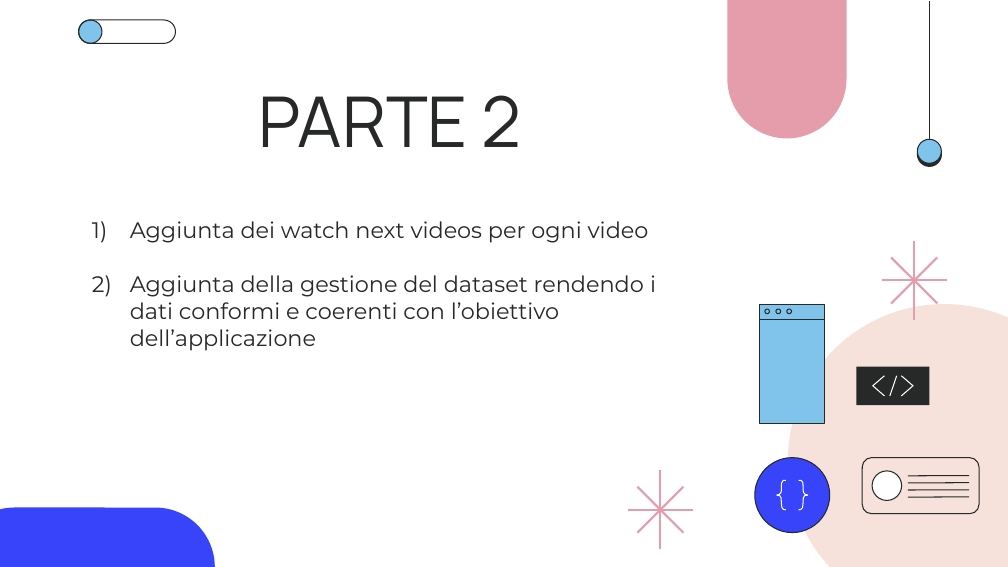
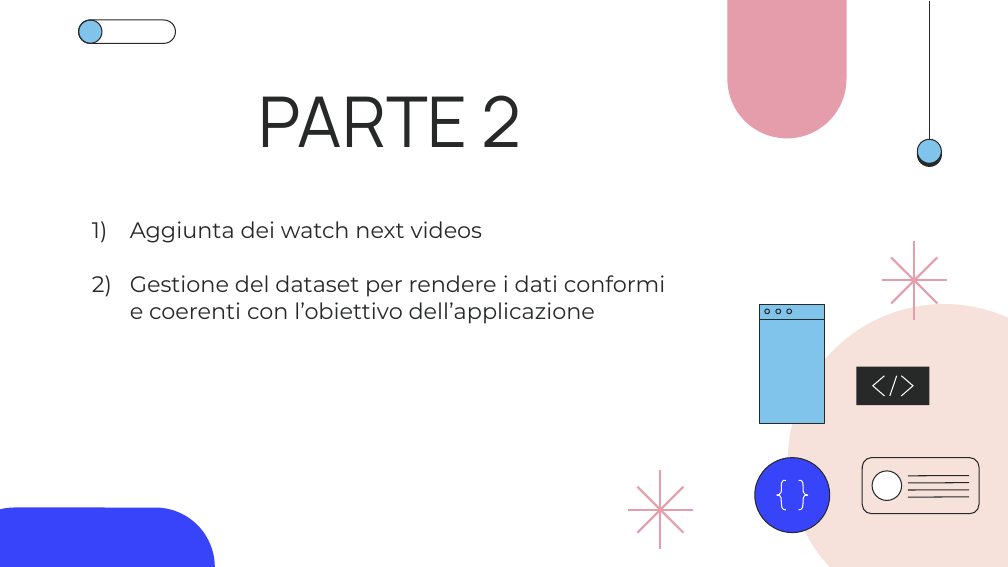
Before and after one commit to slocatelli30/CommuniTEDx, a slide deck: slide 13 of Progetto2.0/CommuniTEDx_2.0.pptx. Drawn at 1008x567 pixels with LibreOffice and Linux fonts; fonts in the diff are those of the drawing. Boxes give left, top, right and bottom in pixels: in the first picture for what was removed or moved away, otherwise in the second. Text is boxed around its words. In the diff, an @@ line names an element or a change of style, - is before the commit and + after.

```diff
--- a/Progetto2.0/CommuniTEDx_2.0.pptx
+++ b/Progetto2.0/CommuniTEDx_2.0.pptx
@@ subtitle at box(130, 221, 665, 324): text changed @@
-1) Aggiunta dei watch next videos per ogni video
-2) Aggiunta della gestione del dataset rendendo i dati conformi e coerenti con l’obiettivo dell’applicazione
+1) Aggiunta dei watch next videos
+2) Gestione del dataset per rendere i dati conformi e coerenti con l’obiettivo dell’applicazione
```
Also in this commit, not shown: 10 slides added, 1 slide removed, 2 other files.
